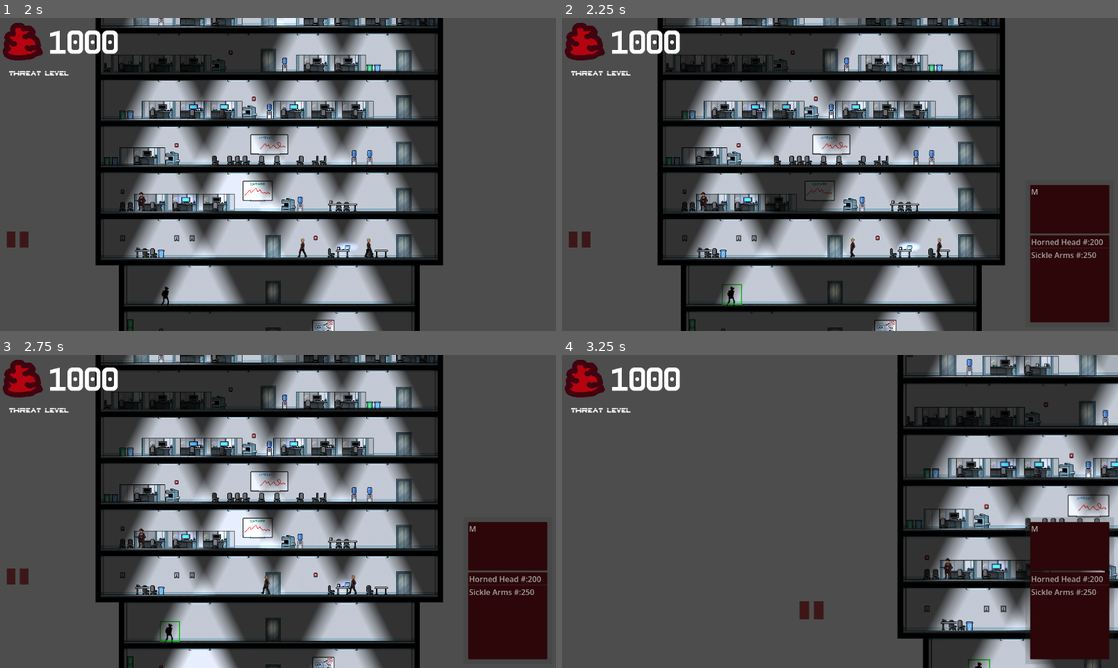
Above: before the commit, frames 1-4 (two rows, left to right).
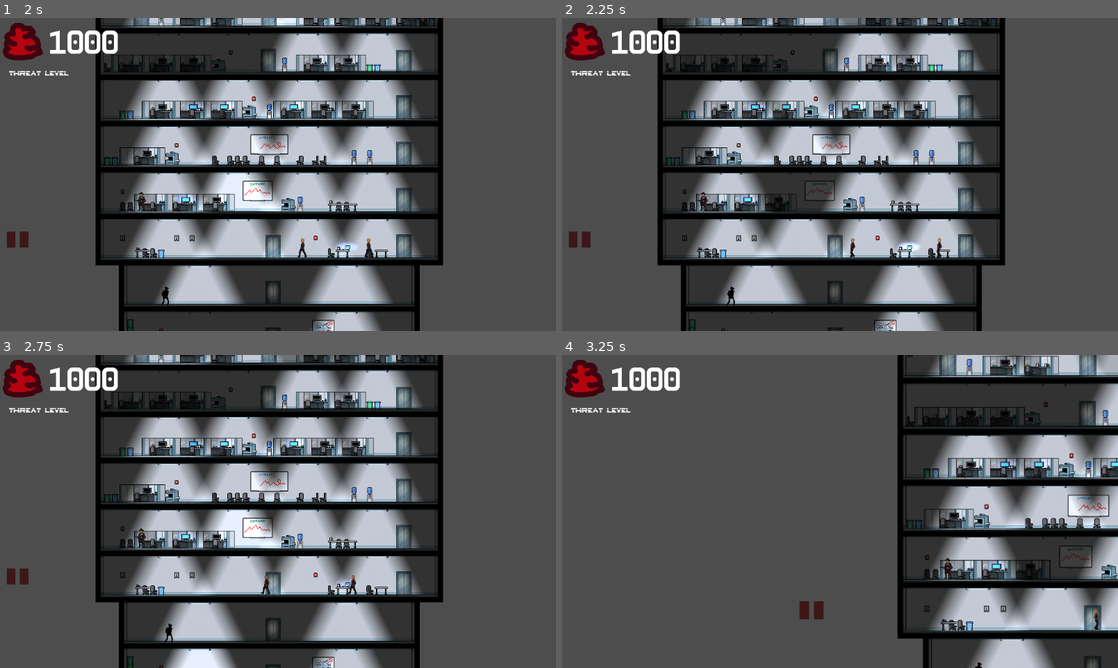
Above: after the commit, the same moments.

Repository: Lambosaurus/wildjam-mutation
Game: Godot game, scene res://ui/start_screen.tscn
The game is run twice, just before and just after one commit, with the same random seed, the same clock (stepped at 60 frames per second) and the same inputs.
Inputs (mouse positions are in pixels of both pictures, inside the frame that each line leads up to):
- Up to frame 1 (2 s): click "Start" at 0.5 s; tap Enter at 1.25 s; drag from (22, 240) to (405, 246) at 1.27 s
- Up to frame 2 (2.25 s): drag from (728, 293) to (967, 246) at 2.02 s
- Up to frame 3 (2.75 s): no input
- Up to frame 4 (3.25 s): move the mouse to (573, 577) at 2.77 s; hold A (left) from 2.78 s (still down); tap Mouse wheel up (scroll_up) at 2.85 s; click (573, 577) at 2.92 s; tap W (up) at 3.05 s

Frame 1 is identical in both runs. In frame 2, 6.3% of the frame differs, in the area x 28-99%, y 53-98%; in frame 3, 6.3%; in frame 4, 6.4%, in the area x 73-100%, y 51-100%.

Commit message:
Add more dialog and fix pitch

Diff:
--- a/creatures/human/human.gd
+++ b/creatures/human/human.gd
@@ -145,6 +145,6 @@
 
 
 func _on_chat_zone_area_entered(area):
-	if action == Action.idle and $ChatZone/Cooldown.is_stopped() and randf() > 0.5:
+	if action == Action.idle and $ChatZone/Cooldown.is_stopped() and randf() > 0.25:
 		$Voice.speak_dialog("chat")
 		$ChatZone/Cooldown.start()
--- a/creatures/mutant/mutant.tscn
+++ b/creatures/mutant/mutant.tscn
@@ -91,6 +91,8 @@
 scale = Vector2(0.5, 0.5)
 
 [node name="SelectionArea" parent="." unique_id=2102157275 node_paths=PackedStringArray("action_target", "highlight_target") instance=ExtResource("3_mr306")]
+collision_layer = 0
+collision_mask = 0
 group = "mutant"
 action_target = NodePath("..")
 highlight_target = NodePath("../Hitbox")
--- a/project.godot
+++ b/project.godot
@@ -76,6 +76,7 @@
 2d_physics/layer_3="Mutants"
 2d_physics/layer_4="Objects"
 2d_physics/layer_20="ChatBox"
+2d_physics/layer_24="UI"
 
 [physics]
 
--- a/sounds/dialog_tree/default_human_dialog.tres
+++ b/sounds/dialog_tree/default_human_dialog.tres
@@ -19,7 +19,15 @@
 [ext_resource type="AudioStream" uid="uid://edyuk30flohf" path="res://sounds/human_sounds/fear_haaaiuioooo.mp3" id="9_ep6f7"]
 [ext_resource type="AudioStream" uid="uid://c48p235j6wo23" path="res://sounds/human_sounds/fear_haaa_dodo_dasito.mp3" id="10_l6jee"]
 [ext_resource type="AudioStream" uid="uid://yvomn6qvprni" path="res://sounds/human_sounds/shimana_sobito.mp3" id="10_owyqi"]
+[ext_resource type="AudioStream" uid="uid://cnh3tiagdee4n" path="res://sounds/human_sounds/bi_do_do_ba_da_bu_do.mp3" id="11_1cnj2"]
+[ext_resource type="AudioStream" uid="uid://6j82ssuk3d7h" path="res://sounds/human_sounds/do_do_do_do.mp3" id="12_1wkdh"]
+[ext_resource type="AudioStream" uid="uid://y66afhmgxtpc" path="res://sounds/human_sounds/eh_he_sotoda.mp3" id="13_domwq"]
+[ext_resource type="AudioStream" uid="uid://bikpkyl3n1ieb" path="res://sounds/human_sounds/gagodo_gareshdi.mp3" id="14_0jarj"]
+[ext_resource type="AudioStream" uid="uid://cpbnfhkj3klq1" path="res://sounds/human_sounds/shio_so_so.mp3" id="15_2q8l8"]
+[ext_resource type="AudioStream" uid="uid://y1bgbd0p7d5t" path="res://sounds/human_sounds/birem_ba_dushda.mp3" id="16_dsc5t"]
+[ext_resource type="AudioStream" uid="uid://c7kb0y1qmgqmn" path="res://sounds/human_sounds/borgus_mmm_bardashun.mp3" id="17_5ckfs"]
 [ext_resource type="AudioStream" uid="uid://cjvq6y4ii1q1q" path="res://sounds/human_sounds/fear_huh_dasou.mp3" id="17_xo8nt"]
+[ext_resource type="AudioStream" uid="uid://cio3rb5sdhqh4" path="res://sounds/human_sounds/bordibordun_ba_didoodun.mp3" id="18_26r33"]
 [ext_resource type="AudioStream" uid="uid://bjm7lhww6bxe6" path="res://sounds/human_sounds/scream_1.mp3" id="18_83jn7"]
 [ext_resource type="AudioStream" uid="uid://bfopx8b40jxt6" path="res://sounds/human_sounds/scream_2.mp3" id="19_owyqi"]
 [ext_resource type="AudioStream" uid="uid://dm36ja6270gnq" path="res://sounds/human_sounds/fear_pirru_patoda.mp3" id="20_0kr53"]
@@ -77,9 +85,147 @@
 dialog = "Printers broken again..."
 metadata/_custom_type_script = "uid://bs2lmby8suipk"
 
+[sub_resource type="Resource" id="Resource_726ms"]
+script = ExtResource("2_anr03")
+clip = ExtResource("4_2tvq5")
+dialog = "Does anyone know what goes on in the basement?"
+metadata/_custom_type_script = "uid://bs2lmby8suipk"
+
+[sub_resource type="Resource" id="Resource_d2faq"]
+script = ExtResource("2_anr03")
+clip = ExtResource("8_gyeid")
+dialog = "I didn't even know we had a R&D department"
+metadata/_custom_type_script = "uid://bs2lmby8suipk"
+
+[sub_resource type="Resource" id="Resource_1ov55"]
+script = ExtResource("2_anr03")
+clip = ExtResource("11_1cnj2")
+dialog = "Who ordered 20 barrels of assorted DNA?"
+metadata/_custom_type_script = "uid://bs2lmby8suipk"
+
+[sub_resource type="Resource" id="Resource_m6p2q"]
+script = ExtResource("2_anr03")
+clip = ExtResource("9_83jn7")
+dialog = "An intern tried to bite me yesterday"
+metadata/_custom_type_script = "uid://bs2lmby8suipk"
+
+[sub_resource type="Resource" id="Resource_me0cv"]
+script = ExtResource("2_anr03")
+clip = ExtResource("12_1wkdh")
+dialog = "Don't forget, tomorrow is 'bring your gecko to work day'"
+metadata/_custom_type_script = "uid://bs2lmby8suipk"
+
+[sub_resource type="Resource" id="Resource_woanp"]
+script = ExtResource("2_anr03")
+clip = ExtResource("13_domwq")
+dialog = "How does this company actually make money?"
+metadata/_custom_type_script = "uid://bs2lmby8suipk"
+
+[sub_resource type="Resource" id="Resource_voegr"]
+script = ExtResource("2_anr03")
+clip = ExtResource("14_0jarj")
+dialog = "I didn't even know we had a night shift"
+metadata/_custom_type_script = "uid://bs2lmby8suipk"
+
+[sub_resource type="Resource" id="Resource_pv7jg"]
+script = ExtResource("2_anr03")
+clip = ExtResource("10_owyqi")
+dialog = "What does Greg even do?"
+metadata/_custom_type_script = "uid://bs2lmby8suipk"
+
+[sub_resource type="Resource" id="Resource_wq0q5"]
+script = ExtResource("2_anr03")
+clip = ExtResource("15_2q8l8")
+dialog = "The microwave is full of tar again"
+metadata/_custom_type_script = "uid://bs2lmby8suipk"
+
+[sub_resource type="Resource" id="Resource_xugl4"]
+script = ExtResource("2_anr03")
+clip = ExtResource("8_gyeid")
+dialog = "I need the budget summary on my desk by the morning"
+metadata/_custom_type_script = "uid://bs2lmby8suipk"
+
+[sub_resource type="Resource" id="Resource_41e0n"]
+script = ExtResource("2_anr03")
+clip = ExtResource("16_dsc5t")
+dialog = "IT is changing our passwords again"
+metadata/_custom_type_script = "uid://bs2lmby8suipk"
+
+[sub_resource type="Resource" id="Resource_vexsf"]
+script = ExtResource("2_anr03")
+clip = ExtResource("6_lwkkh")
+dialog = "I hate this job"
+metadata/_custom_type_script = "uid://bs2lmby8suipk"
+
+[sub_resource type="Resource" id="Resource_47w83"]
+script = ExtResource("2_anr03")
+clip = ExtResource("17_5ckfs")
+dialog = "My bi-weekly performance review is tomorrow"
+metadata/_custom_type_script = "uid://bs2lmby8suipk"
+
+[sub_resource type="Resource" id="Resource_4s8tj"]
+script = ExtResource("2_anr03")
+clip = ExtResource("3_makg3")
+dialog = "Todd just got promoted to demi chief requisition supervisor"
+metadata/_custom_type_script = "uid://bs2lmby8suipk"
+
+[sub_resource type="Resource" id="Resource_rplpg"]
+script = ExtResource("2_anr03")
+clip = ExtResource("4_2tvq5")
+dialog = "Is it normal to get paid in shares?"
+metadata/_custom_type_script = "uid://bs2lmby8suipk"
+
+[sub_resource type="Resource" id="Resource_a5dw8"]
+script = ExtResource("2_anr03")
+clip = ExtResource("7_8rsew")
+dialog = "The new interns have terrible work ethic"
+metadata/_custom_type_script = "uid://bs2lmby8suipk"
+
+[sub_resource type="Resource" id="Resource_yyg8j"]
+script = ExtResource("2_anr03")
+clip = ExtResource("8_gyeid")
+dialog = "I haven't drunk enough coffee for this"
+metadata/_custom_type_script = "uid://bs2lmby8suipk"
+
+[sub_resource type="Resource" id="Resource_mscpu"]
+script = ExtResource("2_anr03")
+clip = ExtResource("5_gf1mx")
+dialog = "Did you see the game yesterday?"
+metadata/_custom_type_script = "uid://bs2lmby8suipk"
+
+[sub_resource type="Resource" id="Resource_2k4lf"]
+script = ExtResource("2_anr03")
+clip = ExtResource("16_dsc5t")
+dialog = "Do you think we have a fight club?"
+metadata/_custom_type_script = "uid://bs2lmby8suipk"
+
+[sub_resource type="Resource" id="Resource_ilq2q"]
+script = ExtResource("2_anr03")
+clip = ExtResource("11_1cnj2")
+dialog = "Steve blew my budgets again"
+metadata/_custom_type_script = "uid://bs2lmby8suipk"
+
+[sub_resource type="Resource" id="Resource_idggl"]
+script = ExtResource("2_anr03")
+clip = ExtResource("6_lwkkh")
+dialog = "Two pounds of wheat for a days wages, and do not damage the oil and wine!"
+metadata/_custom_type_script = "uid://bs2lmby8suipk"
+
+[sub_resource type="Resource" id="Resource_u5vyg"]
+script = ExtResource("2_anr03")
+clip = ExtResource("9_83jn7")
+dialog = "I love my job"
+metadata/_custom_type_script = "uid://bs2lmby8suipk"
+
+[sub_resource type="Resource" id="Resource_2oxhu"]
+script = ExtResource("2_anr03")
+clip = ExtResource("18_26r33")
+dialog = "We need a new turbo encabulator"
+metadata/_custom_type_script = "uid://bs2lmby8suipk"
+
 [sub_resource type="Resource" id="Resource_kw76m"]
 script = ExtResource("1_pkxe5")
-speeches = Array[ExtResource("2_anr03")]([SubResource("Resou …(188 unchanged characters)… e_domwq"), SubResource("Resource_0jarj")])
+speeches = Array[ExtResource("2_anr03")]([SubResource("Resou …(188 unchanged characters)… e_domwq"), SubResource("Resource_0jarj"), SubResource("Resource_726ms"), SubResource("Resource_d2faq"), SubResource("Resource_1ov55"), SubResource("Resource_m6p2q"), SubResource("Resource_me0cv"), SubResource("Resource_woanp"), SubResource("Resource_voegr"), SubResource("Resource_pv7jg"), SubResource("Resource_wq0q5"), SubResource("Resource_xugl4"), SubResource("Resource_41e0n"), SubResource("Resource_vexsf"), SubResource("Resource_47w83"), SubResource("Resource_4s8tj"), SubResource("Resource_rplpg"), SubResource("Resource_a5dw8"), SubResource("Resource_yyg8j"), SubResource("Resource_mscpu"), SubResource("Resource_2k4lf"), SubResource("Resource_ilq2q"), SubResource("Resource_idggl"), SubResource("Resource_u5vyg"), SubResource("Resource_2oxhu")])
 metadata/_custom_type_script = "uid://b8pnktwqr4wnb"
 
 [sub_resource type="Resource" id="Resource_l6jee"]
--- a/sounds/voice.gd
+++ b/sounds/voice.gd
@@ -10,6 +10,9 @@
 
 var currently_speeking = false
 var current_voice_bubble: VoiceBubble
+
+func _ready():
+	pitch_scale = voice_type.get_pitch()
 
 func speak_dialog(key: String, force = false):
 	if currently_speeking and not force: return
@@ -31,6 +34,5 @@
 	voice_spawn.add_child(current_voice_bubble)
 
 func play_clip(clip: AudioStream):
-	pitch_scale = voice_type.pitch
 	stream = clip
 	play()
--- a/sounds/voice_type.gd
+++ b/sounds/voice_type.gd
@@ -2,6 +2,8 @@
 extends Resource
 
 @export_group("Voice")
-@export var pitch: int
-@export var cadence: int
+@export var pitch: float
 @export var color: Color = Color.YELLOW
+
+func get_pitch():
+	return pitch
--- a/sounds/voice_types/random_voice_type.gd
+++ b/sounds/voice_types/random_voice_type.gd
@@ -2,9 +2,8 @@
 extends VoiceType
 
 @export_group("Random")
-@export_range(0, 5) var pitch_range: float = 2
-@export_range(0, 5) var cadence_range: float = 2
+@export_range(0.1, 2.0) var pitch_min: float = 0.85
+@export_range(0.1, 2.0) var pitch_max: float = 1.3
 
-func _ready():
-	pitch = randf() * pitch_range
-	cadence = randf() * cadence_range
+func get_pitch():
+	return randf_range(pitch_min, pitch_max)
--- a/ui/selection/SelectionArea.tscn
+++ b/ui/selection/SelectionArea.tscn
@@ -3,6 +3,8 @@
 [ext_resource type="Script" uid="uid://b8edmj83j5ufq" path="res://ui/selection/selection_area.gd" id="1_u5gpo"]
 
 [node name="SelectionArea" type="Area2D" unique_id=2102157275]
+collision_layer = 8388608
+collision_mask = 8388608
 script = ExtResource("1_u5gpo")
 
 [connection signal="tree_exiting" from="." to="." method="_on_tree_exiting"]
